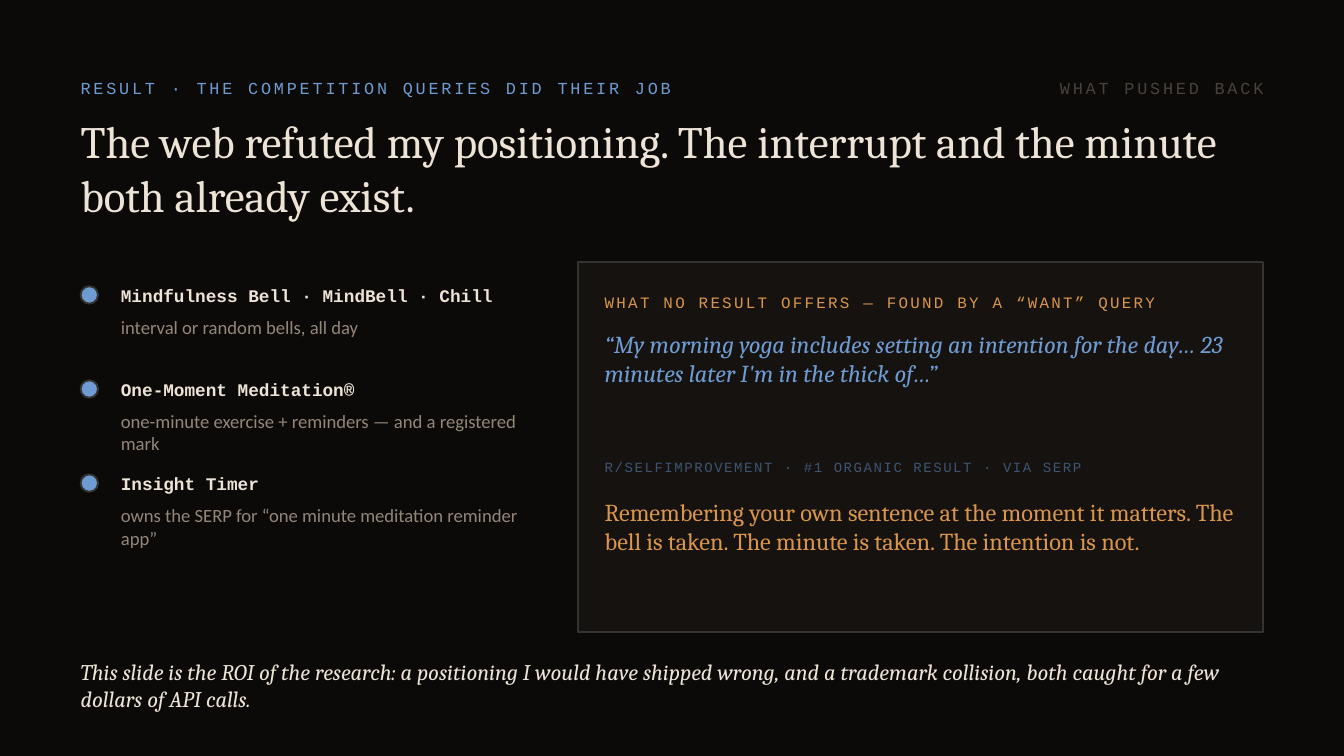
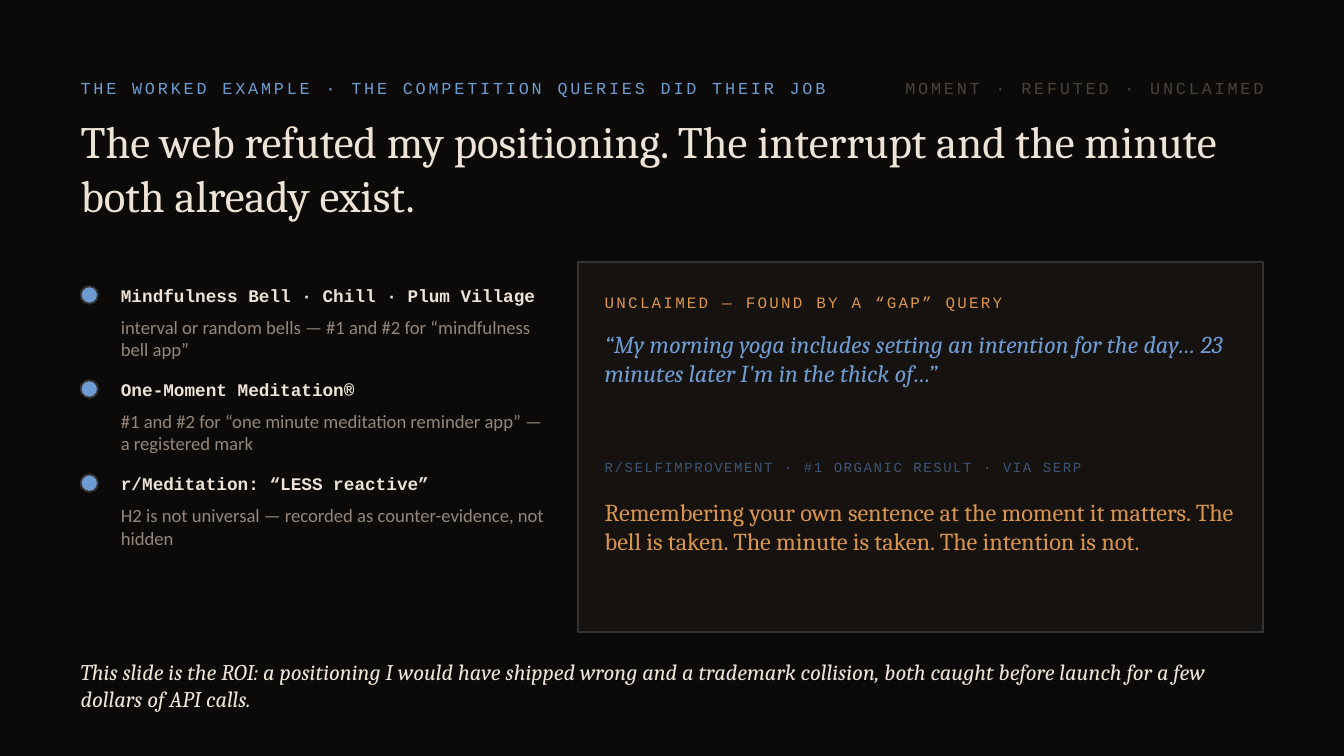
Before and after one commit to kewinzaq1/first-breath, a slide deck: slide 8 of docs/first-breath-how-it-works.pptx (slide 6 before the commit). Drawn at 1344x756 pixels with LibreOffice and Linux fonts; fonts in the diff are those of the drawing. Boxes give left, top, right and bottom in pixels: in the first picture for what was removed or moved away, otherwise in the second. Text is boxed around its words. In the diff, an @@ line names an element or a change of style, - is before the commit and + after.

```diff
--- a/docs/first-breath-how-it-works.pptx
+++ b/docs/first-breath-how-it-works.pptx
@@ text at (81,82,826,97): text changed @@
-RESULT · THE COMPETITION QUERIES DID THEIR JOB
+THE WORKED EXAMPLE · THE COMPETITION QUERIES DID THEIR JOB
@@ text at (905,83,1263,94): text changed @@
-WHAT PUSHED BACK
+MOMENT · REFUTED · UNCLAIMED
@@ text at (121,290,535,306): text changed @@
-Mindfulness Bell · MindBell · Chill
+Mindfulness Bell · Chill · Plum Village
@@ text at (605,296,1003,311): text changed @@
-WHAT NO RESULT OFFERS — FOUND BY A “WANT” QUERY
+UNCLAIMED — FOUND BY A “GAP” QUERY
@@ text at (121,321,530,359): text changed @@
-interval or random bells, all day
+interval or random bells — #1 and #2 for “mindfulness bell app”
@@ text at (121,415,521,453): text changed @@
-one-minute exercise + reminders — and a registered mark
+#1 and #2 for “one minute meditation reminder app” — a registered mark
@@ text at (121,478,429,490): text changed @@
-Insight Timer
+r/Meditation: “LESS reactive”
@@ text at (121,509,544,545): text changed @@
-owns the SERP for “one minute meditation reminder app”
+H2 is not universal — recorded as counter-evidence, not hidden
@@ text at (81,664,1205,712): text changed @@
-This slide is the ROI of the research: a positioning I would have shipped wrong, and a trademark collision, both caught for a few dollars of API calls.
+This slide is the ROI: a positioning I would have shipped wrong and a trademark collision, both caught before launch for a few dollars of API calls.
```
Also in this commit, not shown: 5 other slides changed, 4 slides added, 4 slides removed, 19 other files.
